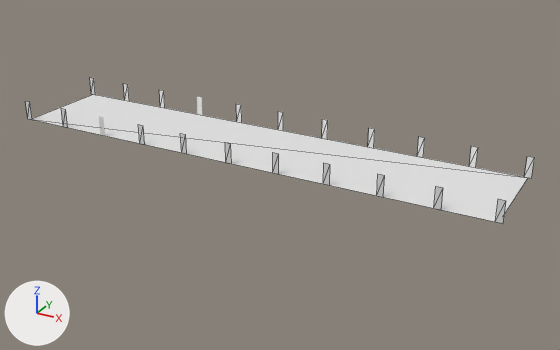
The glTF model assets/overworld/3d/Gift_Plane.glb: old version first, new version second.
The view is the same before and after, from a camera (50 mm lens) standing at (7.22, -12.16, 5.57) and looking at (0.56, -0.04, -0.49). Arrows for +X, +Y and +Z are at lower left; the lights stay in place. Mesh edges are drawn as thin lines.

Objects in the first picture: 'Rail.001', 'Rail.002', 'Rail.003', 'Rail.004', 'Rail.005', 'Rail.006', 'Rail.007', 'Rail.008', 'Rail.009', 'Rail.010', 'Rail.011', 'Rail.012', 'Rail.013', 'Rail.014', 'Rail.016', 'Rail.017', 'Rail.018', 'Rail.019', 'Rail.020', 'Rail.021', 'Road'.
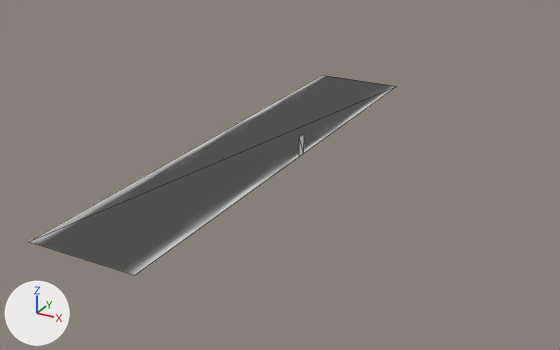
Commit message: Added material to road

Location of each change, (x1, y1, x2, y2) in pixels of the pictures (560 x 350 px):
'Road', recoloured, rescaled (white to grey, 26% narrower, 56% taller): before (32, 94, 528, 222); after (29, 75, 397, 275)
'Rail', rescaled (25% narrower): before (225, 142, 232, 164); after (299, 134, 304, 157)
'Rail.007', deleted: before (495, 199, 506, 224)
'Rail.008', deleted: before (434, 186, 443, 210)
'Rail.009', deleted: before (377, 174, 385, 197)
'Rail.017', deleted: before (525, 156, 535, 178)
'Rail.010', deleted: before (323, 163, 330, 185)
'Rail.018', deleted: before (469, 146, 478, 167)
'Rail.019', deleted: before (417, 137, 425, 157)
'Rail.011', deleted: before (273, 152, 279, 174)
'Rail.020', deleted: before (368, 128, 375, 148)
'Rail.021', deleted: before (322, 119, 328, 139)
'Rail.001', deleted: before (180, 133, 187, 154)
'Rail.002', deleted: before (138, 124, 145, 145)
'Rail.012', deleted: before (236, 104, 242, 123)
'Rail.006', deleted: before (278, 111, 283, 131)
'Rail.004', deleted: before (61, 109, 68, 128)
'Rail.014', deleted: before (159, 90, 165, 108)
'Rail.005', deleted: before (26, 101, 32, 120)
'Rail.015', deleted: before (124, 84, 129, 101)
'Rail.016', deleted: before (90, 78, 95, 94)

Diff of the bpy script that builds the scene:
```diff
--- a/assets/overworld/3d/Gift_Plane.glb.py
+++ b/assets/overworld/3d/Gift_Plane.glb.py
@@ me_plane @@
 me_plane.from_pydata(...)  # 4 vertices, 2 faces; spans x -1.0..1.0, y -1.0..1.0, z 0.0
+me_plane.materials.append(mat_material_001)  # picture img_road
@@ ob_road @@
 ob_road.location = (0.0, 0.0, 0.0)
-ob_road.scale = (5.0, 1.0, 1.0)
+ob_road.scale = (1.0, 5.0, 1.0)
@@ ob_rail_001 @@
-ob_rail_001 = bpy.data.objects.new('Rail.001', me_plane_002)
@@ ob_rail_002 @@
-ob_rail_002 = bpy.data.objects.new('Rail.002', me_plane_003)
@@ ob_rail_003 @@
-ob_rail_003 = bpy.data.objects.new('Rail.003', me_plane_004)
@@ ob_rail_004 @@
-ob_rail_004 = bpy.data.objects.new('Rail.004', me_plane_005)
@@ ob_rail_005 @@
-ob_rail_005 = bpy.data.objects.new('Rail.005', me_plane_006)
@@ ob_rail_006 @@
-ob_rail_006 = bpy.data.objects.new('Rail.006', me_plane_001)
@@ ob_rail_007 @@
-ob_rail_007 = bpy.data.objects.new('Rail.007', me_plane_008)
@@ ob_rail_008 @@
-ob_rail_008 = bpy.data.objects.new('Rail.008', me_plane_009)
@@ ob_rail_009 @@
-ob_rail_009 = bpy.data.objects.new('Rail.009', me_plane_010)
@@ ob_rail_010 @@
-ob_rail_010 = bpy.data.objects.new('Rail.010', me_plane_011)
@@ ob_rail_011 @@
-ob_rail_011 = bpy.data.objects.new('Rail.011', me_plane_012)
@@ ob_rail_012 @@
-ob_rail_012 = bpy.data.objects.new('Rail.012', me_plane_002)
@@ ob_rail_013 @@
-ob_rail_013 = bpy.data.objects.new('Rail.013', me_plane_003)
@@ ob_rail_014 @@
-ob_rail_014 = bpy.data.objects.new('Rail.014', me_plane_004)
@@ ob_rail_015 @@
-ob_rail_015 = bpy.data.objects.new('Rail.015', me_plane_005)
@@ ob_rail_016 @@
-ob_rail_016 = bpy.data.objects.new('Rail.016', me_plane_006)
@@ ob_rail_017 @@
-ob_rail_017 = bpy.data.objects.new('Rail.017', me_plane_008)
@@ ob_rail_018 @@
-ob_rail_018 = bpy.data.objects.new('Rail.018', me_plane_009)
@@ ob_rail_019 @@
-ob_rail_019 = bpy.data.objects.new('Rail.019', me_plane_010)
@@ ob_rail_020 @@
-ob_rail_020 = bpy.data.objects.new('Rail.020', me_plane_011)
@@ ob_rail_021 @@
-ob_rail_021 = bpy.data.objects.new('Rail.021', me_plane_012)
```
